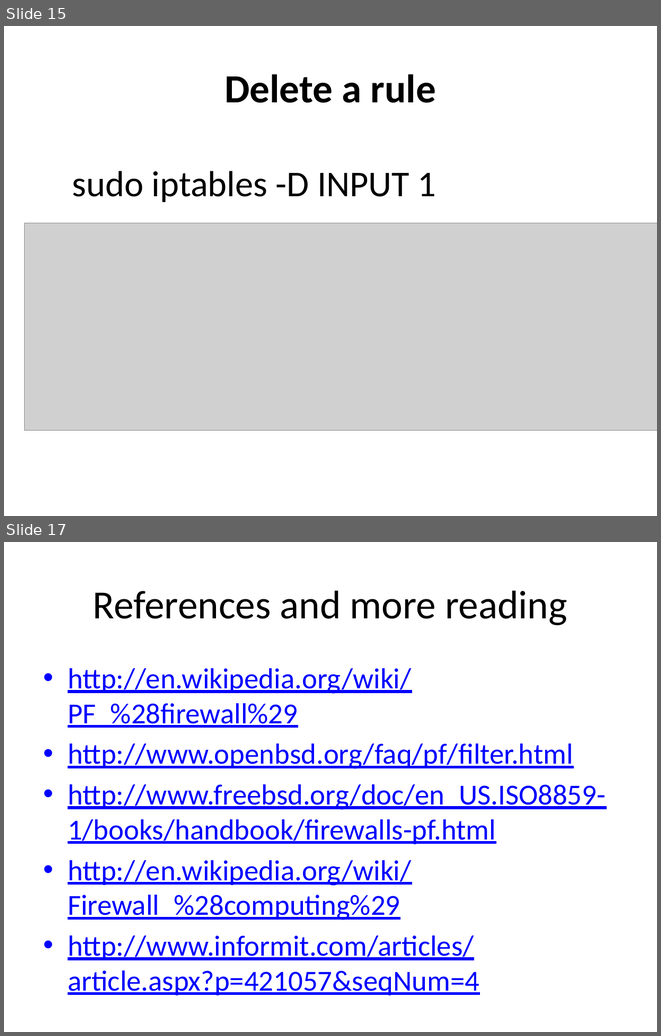
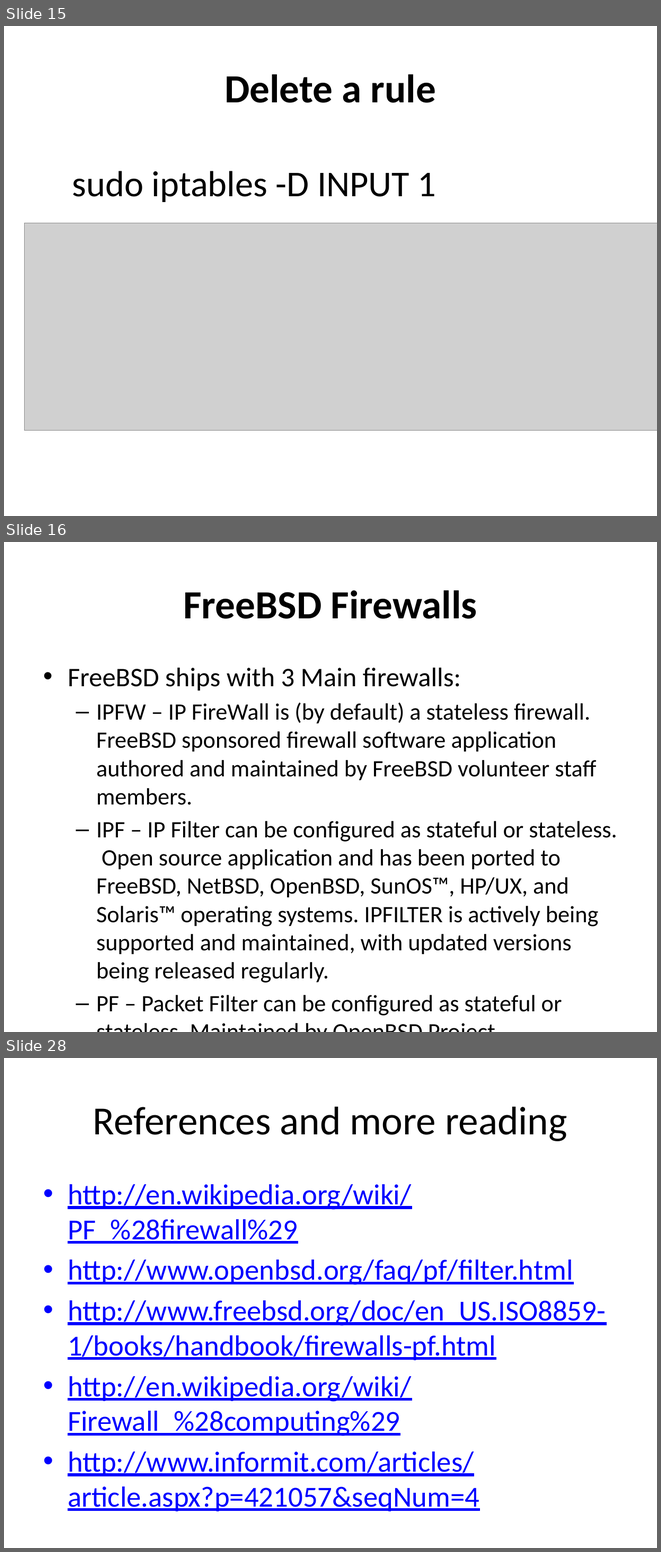
Before and after one commit to afnog/sse, a slide deck: firewalls/Firewalls_2019.pptx. Shown one above the other, each under a label of ours: slides 15 and 17 before the commit, slides 15, 16 and 28 after it; the slides between them are not shown. The pictures are 661x1036 and 661x1552 pixels, drawn with LibreOffice and Linux fonts; fonts in the diff are those of the drawing; grey boxes stand for pictures. Boxes give left, top, right and bottom in pixels: in the first picture for what was removed or moved away, otherwise in the second. Text is boxed around its words. In the diff, an @@ line names an element or a change of style, - is before the commit and + after.

Commit message:
firewall updates

```diff
--- a/firewalls/Firewalls_2019.pptx
+++ b/firewalls/Firewalls_2019.pptx
@@ slide 16 added at [4,542,657,1032], background #FFFFFF @@
@@ title added at [183,590,477,619], 44 pt, text #000000, bold @@
+FreeBSD Firewalls
@@ text added at [68,668,617,1015], 25.9 pt, text #000000 @@
+• FreeBSD ships with 3 Main firewalls:
+  – IPFW – IP FireWall is (by default) a stateless firewall. FreeBSD sponsored firewall software application authored and maintained by FreeBSD volunteer staff members.
+  – IPF – IP Filter can be configured as stateful or stateless. Open source application and has been ported to FreeBSD, NetBSD, OpenBSD, SunOS™, HP/UX, and Solaris™ operating systems. IPFILTER is actively being supported and maintained, with updated versions being released regularly.
+  – PF – Packet Filter can be configured as stateful or stateless. Maintained by OpenBSD Project
@@ what was slide 17 is now slide 28 @@
```
Also in this commit, not shown: 3 slides changed, 10 other slides added, 3 other files.
